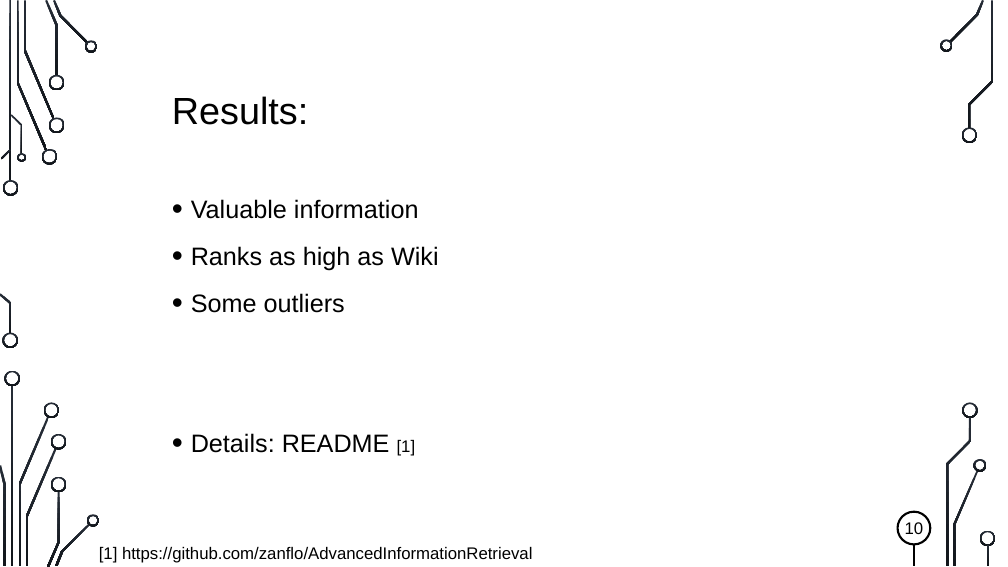
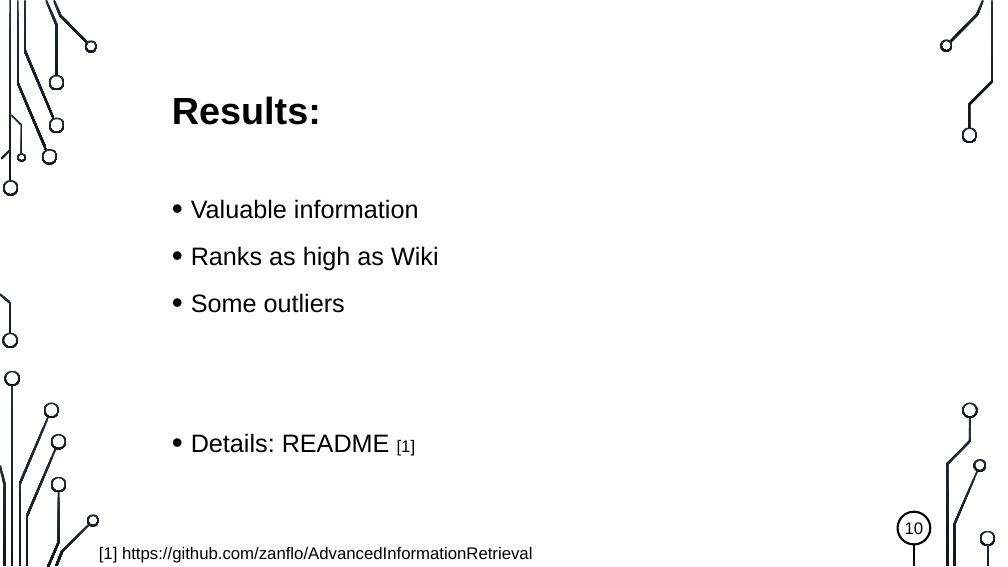
Before and after one commit to zanflo/AdvancedInformationRetrieval, a slide deck: slide 11 of Presentation.pptx. Drawn at 1008x567 pixels with LibreOffice and Linux fonts; fonts in the diff are those of the drawing; background and template pictures are left out. Boxes give left, top, right and bottom in pixels: in the first picture for what was removed or moved away, otherwise in the second. Text is boxed around its words. In the diff, an @@ line names an element or a change of style, - is before the commit and + after.

Commit message:
Presentation final

```diff
--- a/Presentation.pptx
+++ b/Presentation.pptx
@@ title "Results:" at [172, 96, 321, 125]: bold on @@
```
Also in this commit, not shown: 7 other slides changed, 1 other file.
